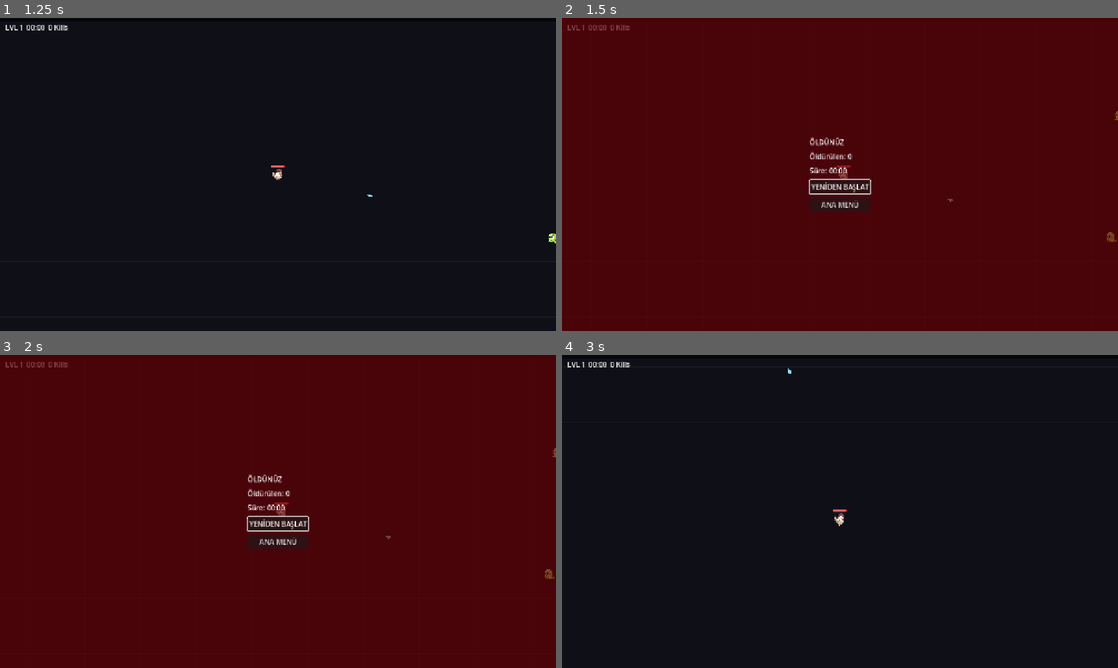
Above: before the commit, frames 1-4 (two rows, left to right).
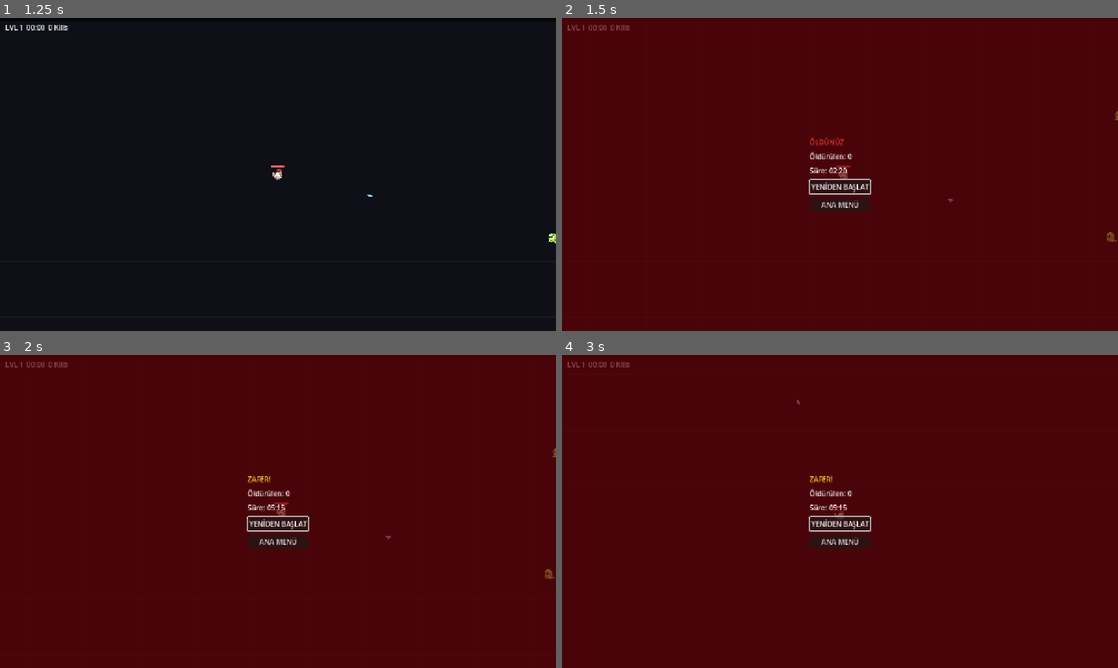
Above: after the commit, the same moments.

Repository: Semi-Bicer/RogueliteBulletHeaven
Game: Godot game, scene res://scenes/ui/StartMenu.tscn
The game is run twice, just before and just after one commit, with the same random seed, the same clock (stepped at 60 frames per second) and the same inputs.
Inputs:
- Up to frame 1 (1.25 s): click "OYNA" at 0.5 s
- Up to frame 2 (1.5 s): tap Enter at 1.25 s; hold D (move_right) from 1.28 s (still down); tap K at 1.35 s
- Up to frame 3 (2 s): keep holding D (move_right); tap L at 1.55 s
- Up to frame 4 (3 s): release D (move_right) at 2 s; click "YENİDEN BAŞLAT" at 2 s; hold S (move_down) from 2.78 s (still down); tap L at 2.85 s

Frame 1 is identical in both runs. In frame 2, 0.1% of the frame differs, in the area x 44-51%, y 38-50%; in frame 3, 0.1%; in frame 4, 100%, in the area x 0-100%, y 0-100%.

Commit message:
victory ekranı eklenir

Diff:
--- a/scenes/ui/GameOverMenu.gd
+++ b/scenes/ui/GameOverMenu.gd
@@ -27,16 +27,21 @@
 	elapsed_seconds = seconds
 
 func _on_player_died() -> void:
-	show_game_over("ÖLDÜNÜZ")
+	# 5 dakika = 300 saniye kontrolü
+	if elapsed_seconds >= 300.0:
+		show_game_over("ZAFER!", Color(1.0, 0.85, 0.2)) # Altın sarısı
+	else:
+		show_game_over("ÖLDÜNÜZ", Color(0.9, 0.2, 0.2)) # Kırmızı
 
 func _on_run_ended(victory: bool) -> void:
-	if victory:
-		show_game_over("ZAFER!")
+	if victory or elapsed_seconds >= 300.0:
+		show_game_over("ZAFER!", Color(1.0, 0.85, 0.2))
 	else:
-		show_game_over("YENİLGİ")
+		show_game_over("YENİLGİ", Color(0.9, 0.2, 0.2))
 
-func show_game_over(header_text: String) -> void:
+func show_game_over(header_text: String, header_color: Color = Color.WHITE) -> void:
 	title_label.text = header_text
+	title_label.modulate = header_color
 
 	# Süreyi 02:45 gibi formatla
 	var mins: int = int(elapsed_seconds) / 60
@@ -57,6 +62,13 @@
 	get_tree().change_scene_to_file("res://scenes/ui/StartMenu.tscn")
 
 func _input(event: InputEvent) -> void:
-	# Test için: Klavyeden 'K' tuşuna basınca ölüm ekranını tetikler
-	if OS.is_debug_build() and event is InputEventKey and event.pressed and event.keycode == KEY_K:
-		EventBus.player_died.emit()
+	if OS.is_debug_build() and event is InputEventKey and event.pressed:
+		# 'K' tuşu: Erken ölüm testi (ÖLDÜNÜZ ekranı)
+		if event.keycode == KEY_K:
+			elapsed_seconds = 140.0
+			EventBus.player_died.emit()
+
+		# 'L' tuşu: 5. dakikadan sonraki ölüm testi (ZAFER! ekranı)
+		elif event.keycode == KEY_L:
+			elapsed_seconds = 315.0
+			EventBus.player_died.emit()
